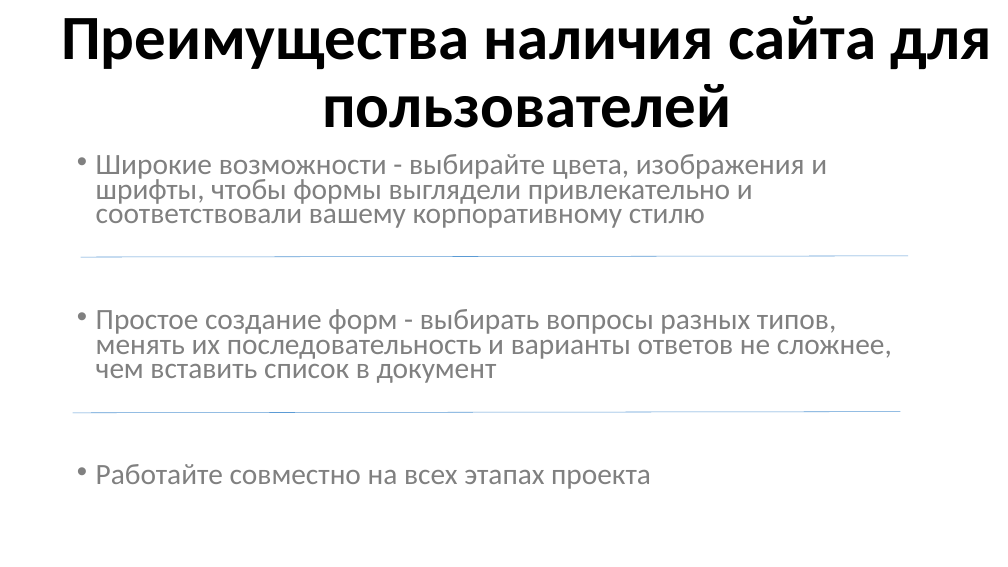
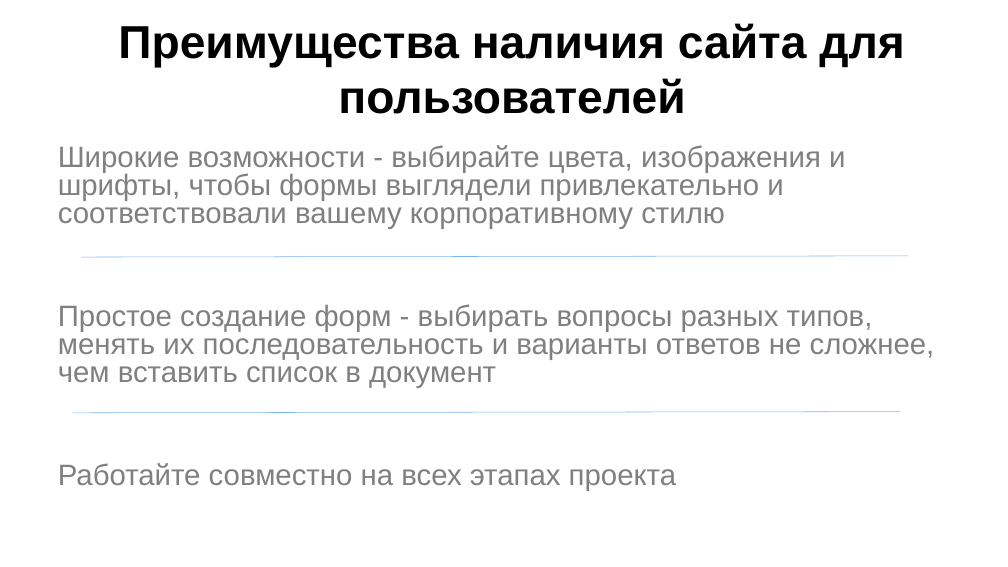
Before and after one commit to huggegg/kursa4, a slide deck: slide 4 of документы курсовой/проект.pptx. Drawn at 1008x567 pixels with LibreOffice and Linux fonts; fonts in the diff are those of the drawing. Boxes give left, top, right and bottom in pixels: in the first picture for what was removed or moved away, otherwise in the second. Text is boxed around its words. In the diff, an @@ line names an element or a change of style, - is before the commit and + after.

```diff
--- a/документы курсовой/проект.pptx
+++ b/документы курсовой/проект.pptx
@@ title "Преимущества наличия сайта для пользователей": place and size @@
-title "Преимущества наличия сайта для пользователей" at box(61, 16, 992, 128)
+title "Преимущества наличия сайта для пользователей" at box(118, 23, 905, 114)
@@ title "Преимущества наличия сайта для пользователей" at box(118, 23, 905, 114): size 60 to 44 pt, font Calibri to Arial; line spacing 0.9 to 1 @@
@@ text "Широкие возможности - выбирайте цвета, ...": place and size @@
-text "Широкие возможности - выбирайте цвета, ..." at box(96, 154, 892, 489)
+text "Широкие возможности - выбирайте цвета, ..." at box(58, 145, 935, 490)
@@ text "Широкие возможности - выбирайте цвета, ..." at box(58, 145, 935, 490): font Calibri to Arial; bullet • to none; line spacing 0.7 to 0.8; less space between paragraphs @@
@@ line (81, 257) - (908, 256): stroke #5B9BD5 0.5 pt to #7DB6EF 0.5 pt @@
@@ line (73, 413) - (901, 412): stroke #5B9BD5 0.5 pt to #7DB6EF 0.5 pt @@
```
Also in this commit, not shown: 8 other slides changed, 5 slides added, 4 slides removed.
